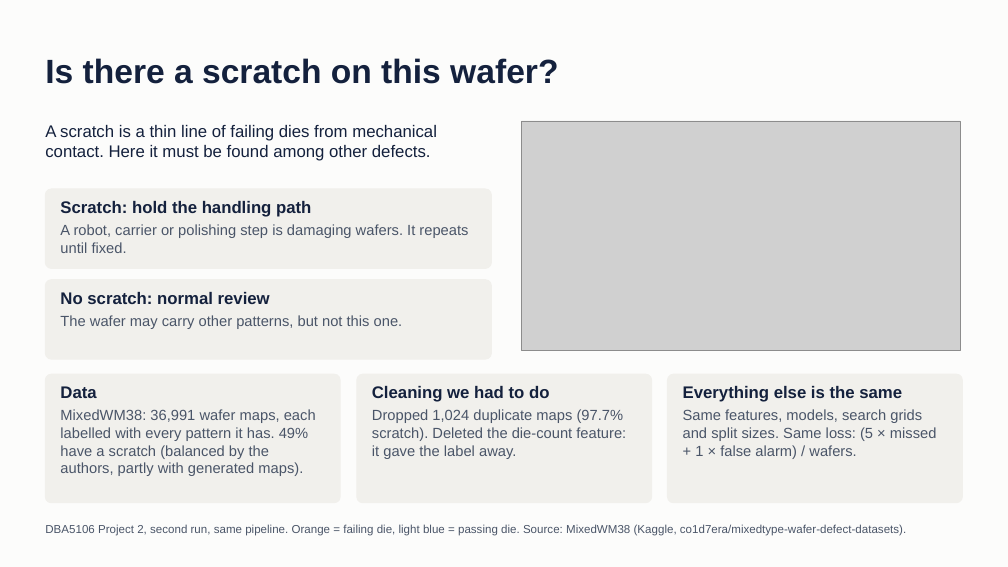
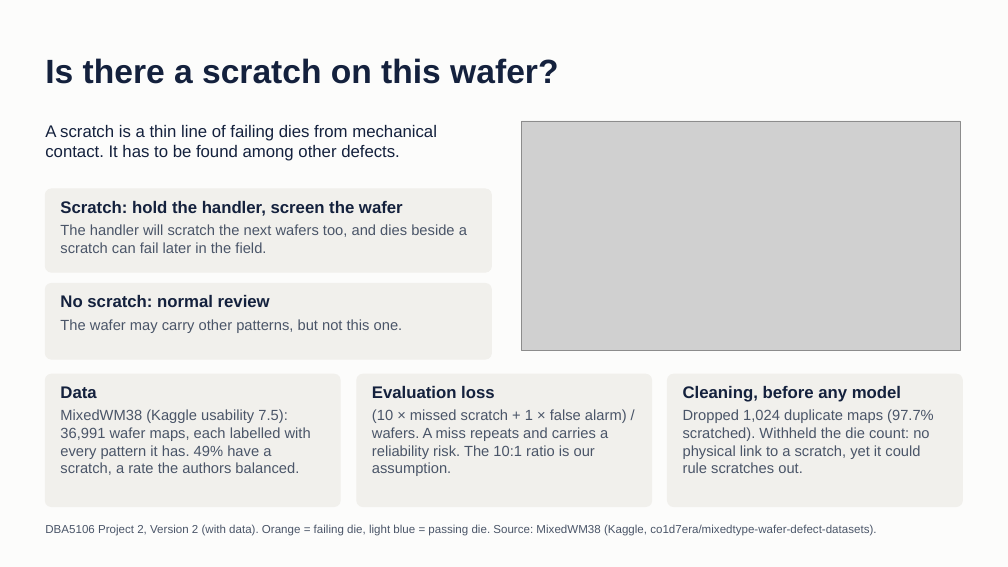
Before and after one commit to Ananya8576/dba5106-proj2, a slide deck: slide 1 of slides/Project2_Scratch_Detection.pptx. Drawn at 1008x567 pixels with LibreOffice and Linux fonts; fonts in the diff are those of the drawing; grey boxes stand for pictures. Boxes give left, top, right and bottom in pixels: in the first picture for what was removed or moved away, otherwise in the second. Text is boxed around its words. In the diff, an @@ line names an element or a change of style, - is before the commit and + after.

```diff
--- a/slides/Project2_Scratch_Detection.pptx
+++ b/slides/Project2_Scratch_Detection.pptx
@@ text at bbox=[45, 125, 437, 161]: text changed @@
-A scratch is a thin line of failing dies from mechanical contact. Here it must be found among other defects.
+A scratch is a thin line of failing dies from mechanical contact. It has to be found among other defects.
@@ rounded rectangle: place and size @@
-rounded rectangle at bbox=[45, 189, 492, 268]
+rounded rectangle at bbox=[45, 189, 492, 272]
@@ text at bbox=[60, 201, 467, 253]: text changed @@
-Scratch: hold the handling path
-A robot, carrier or polishing step is damaging wafers. It repeats until fixed.
+Scratch: hold the handler, screen the wafer
+The handler will scratch the next wafers too, and dies beside a scratch can fail later in the field.
@@ rounded rectangle: place and size @@
-rounded rectangle at bbox=[45, 280, 492, 359]
+rounded rectangle at bbox=[45, 284, 492, 359]
@@ text "No scratch: normal review": place and size @@
-text "No scratch: normal review" at bbox=[60, 292, 403, 329]
+text "No scratch: normal review" at bbox=[60, 295, 403, 333]
@@ rounded rectangle: place and size @@
-rounded rectangle at bbox=[45, 374, 340, 503]
+rounded rectangle at bbox=[45, 374, 340, 507]
@@ rounded rectangle: place and size @@
-rounded rectangle at bbox=[357, 374, 652, 503]
+rounded rectangle at bbox=[357, 374, 652, 507]
@@ text at bbox=[372, 386, 627, 476]: text changed @@
-Cleaning we had to do
-Dropped 1,024 duplicate maps (97.7% scratch). Deleted the die-count feature: it gave the label away.
+Evaluation loss
+(10 × missed scratch + 1 × false alarm) / wafers. A miss repeats and carries a reliability risk. The 10:1 ratio is our assumption.
@@ proportions changed in 5 elements at bbox=[45, 189, 492, 272], bbox=[45, 284, 492, 359], bbox=[45, 374, 340, 507], bbox=[357, 374, 652, 507], bbox=[668, 374, 963, 507] @@
@@ rounded rectangle: place and size @@
-rounded rectangle at bbox=[668, 374, 963, 503]
+rounded rectangle at bbox=[668, 374, 963, 507]
@@ text at bbox=[683, 386, 934, 473]: text changed @@
-Everything else is the same
-Same features, models, search grids and split sizes. Same loss: (5 × missed + 1 × false alarm) / wafers.
+Cleaning, before any model
+Dropped 1,024 duplicate maps (97.7% scratched). Withheld the die count: no physical link to a scratch, yet it could rule scratches out.
@@ text at bbox=[60, 409, 311, 475]: text changed @@
-MixedWM38: 36,991 wafer maps, each labelled with every pattern it has. 49% have a scratch (balanced by the authors, partly with generated maps).
+MixedWM38 (Kaggle usability 7.5): 36,991 wafer maps, each labelled with every pattern it has. 49% have a scratch, a rate the authors balanced.
@@ text at bbox=[45, 524, 876, 536]: text changed @@
-DBA5106 Project 2, second run, same pipeline. Orange = failing die, light blue = passing die. Source: MixedWM38 (Kaggle, co1d7era/mixedtype-wafer-defect-datasets).
+DBA5106 Project 2, Version 2 (with data). Orange = failing die, light blue = passing die. Source: MixedWM38 (Kaggle, co1d7era/mixedtype-wafer-defect-datasets).
```
Also in this commit, not shown: 4 other slides changed, 1 slide added, 1 slide removed, 36 other files.
